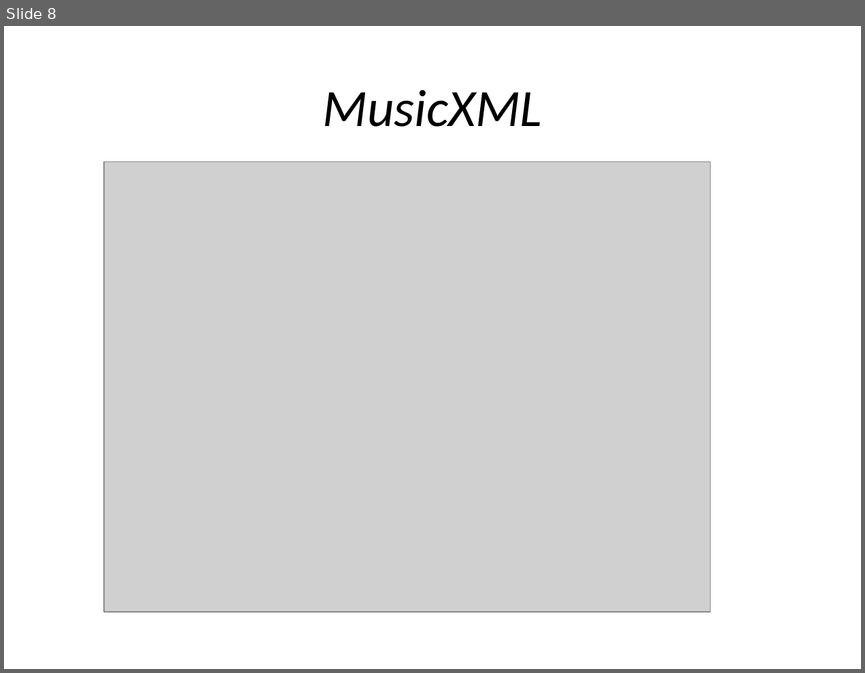
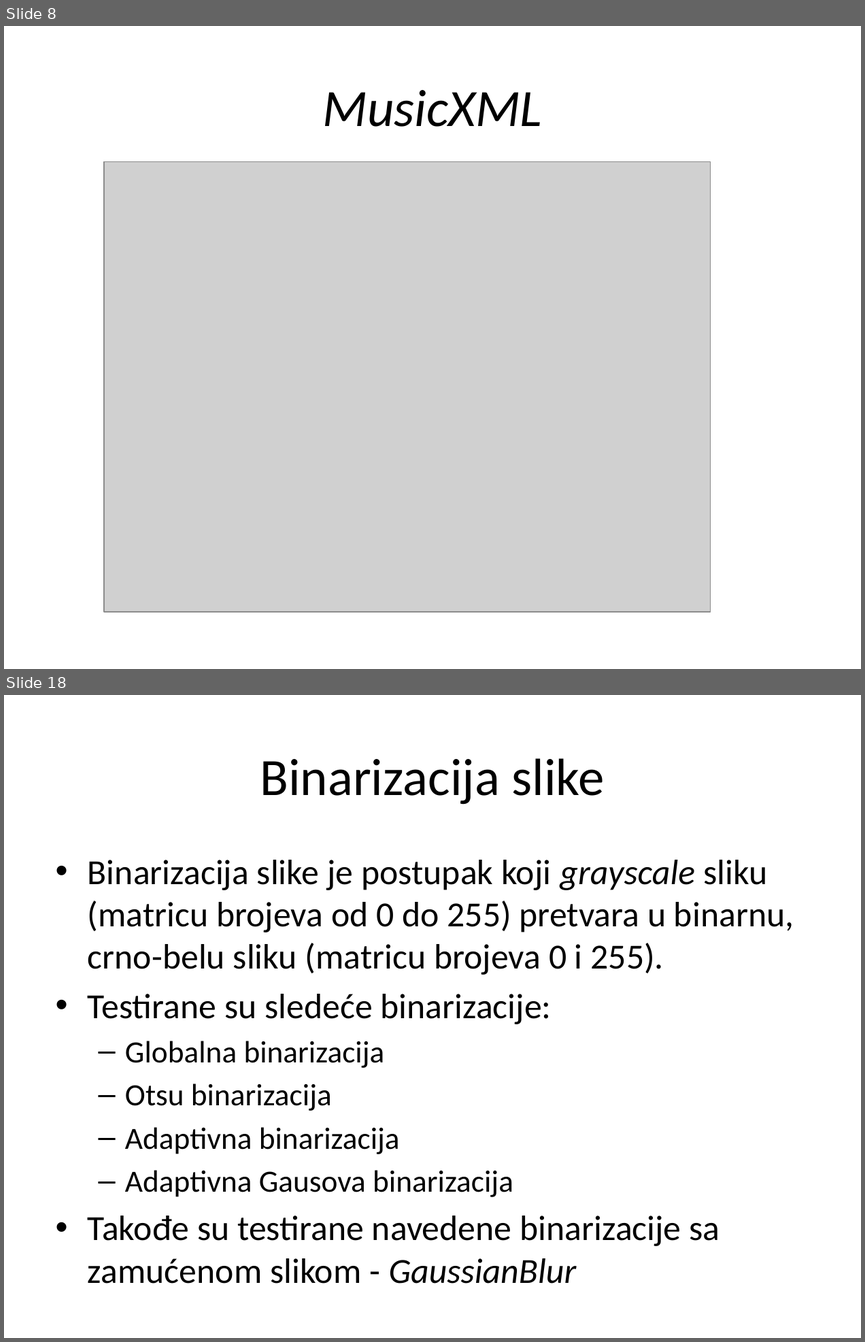
Before and after one commit to MilanRadeta/MusicReader, a slide deck: SoftProjekat.pptx. Shown one above the other, each under a label of ours: slide 8 before the commit, slides 8 and 18 after it; the slides between them are not shown. The pictures are 865x673 and 865x1342 pixels, drawn with LibreOffice and Linux fonts; fonts in the diff are those of the drawing; grey boxes stand for pictures. Boxes give left, top, right and bottom in pixels: in the first picture for what was removed or moved away, otherwise in the second. Text is boxed around its words. In the diff, an @@ line names an element or a change of style, - is before the commit and + after.

```diff
--- a/SoftProjekat.pptx
+++ b/SoftProjekat.pptx
@@ slide 18 added at bbox=[4, 695, 861, 1338], background #FFFFFF @@
@@ title added at bbox=[260, 758, 604, 804], 44 pt, text #000000 @@
+Binarizacija slike
@@ text added at bbox=[88, 860, 793, 1283], 29.6 pt, text #000000 @@
+• Binarizacija slike je postupak koji grayscale sliku (matricu brojeva od 0 do 255) pretvara u binarnu, crno-belu sliku (matricu brojeva 0 i 255).
+• Testirane su sledeće binarizacije:
+  – Globalna binarizacija
+  – Otsu binarizacija
+  – Adaptivna binarizacija
+  – Adaptivna Gausova binarizacija
+• Takođe su testirane navedene binarizacije sa zamućenom slikom - GaussianBlur
```
Also in this commit, not shown: 6 slides changed, 94 other slides added, 6 slides removed, 22 other files.
